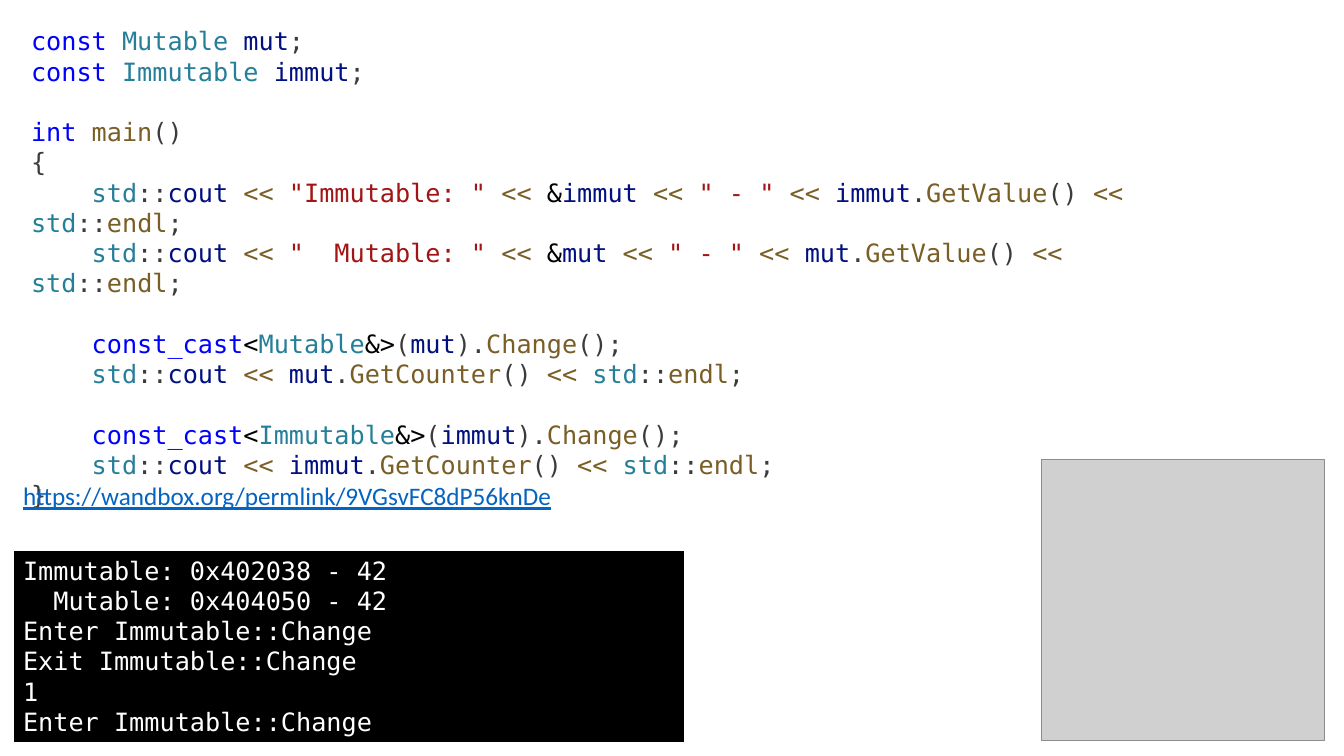
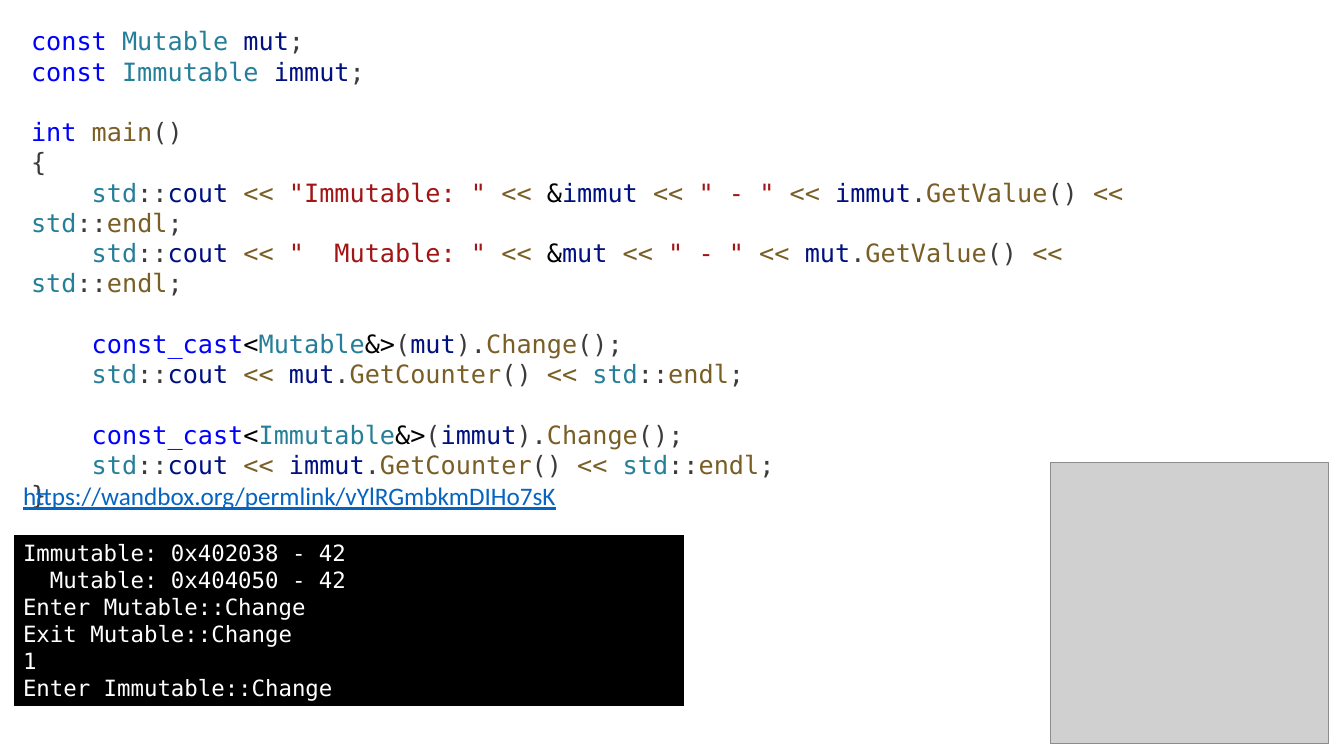
Before and after one commit to alexey-malov/oop, a slide deck: slide 38 of lectures/02/Основы ООП.pptx. Drawn at 1344x756 pixels with LibreOffice and Linux fonts; fonts in the diff are those of the drawing; grey boxes stand for pictures. Boxes give left, top, right and bottom in pixels: in the first picture for what was removed or moved away, otherwise in the second. Text is boxed around its words. In the diff, an @@ line names an element or a change of style, - is before the commit and + after.

```diff
--- a/lectures/02/Основы ООП.pptx
+++ b/lectures/02/Основы ООП.pptx
@@ picture: place and size @@
-picture at <box>1043,460,1325,740</box>
+picture at <box>1051,463,1329,743</box>
@@ text at <box>23,485,556,510</box>: text changed @@
-https://wandbox.org/permlink/9VGsvFC8dP56knDe
+https://wandbox.org/permlink/vYlRGmbkmDIHo7sK
@@ rectangle "Immutable: 0x402038 - 42": place and size @@
-rectangle "Immutable: 0x402038 - 42" at <box>13,551,686,744</box>
+rectangle "Immutable: 0x402038 - 42" at <box>13,534,686,708</box>
@@ text in rectangle at <box>23,544,346,701</box>: size 18 to 16 pt in "Immutable: 0x402038 - 42", "Mutable: 0x404050 - 42", "1", "Enter Immutable::Change" @@
@@ text in rectangle at <box>23,598,306,647</box>: text changed; size 18 to 16 pt @@
-Enter Immutable::Change
-Exit Immutable::Change
+Enter Mutable::Change
+Exit Mutable::Change
```
Also in this commit, not shown: 5 other slides changed, 3 slides added, 1 slide removed, 1 other file.
